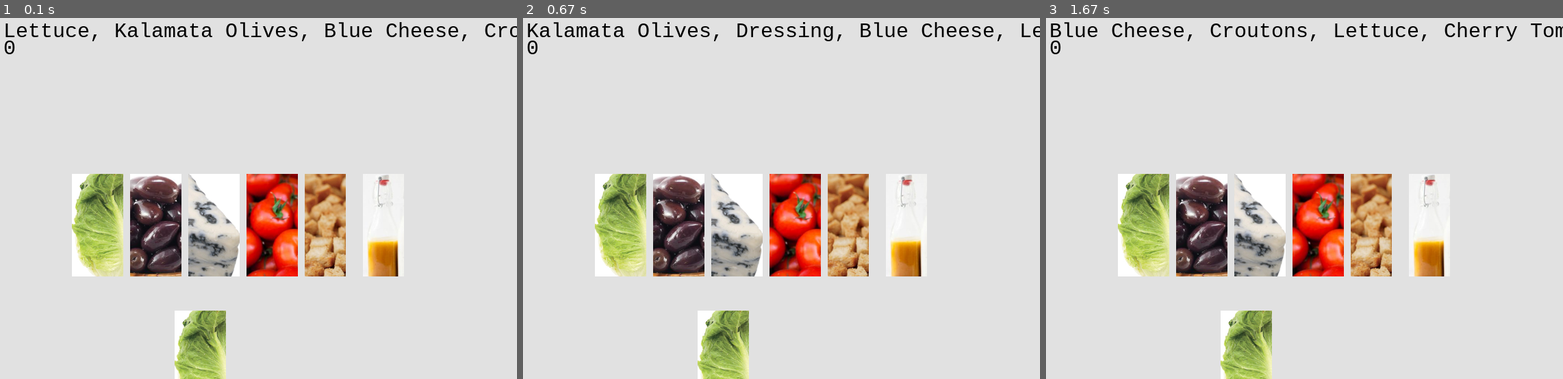
Above: before the commit, frames 1-3 (left to right).
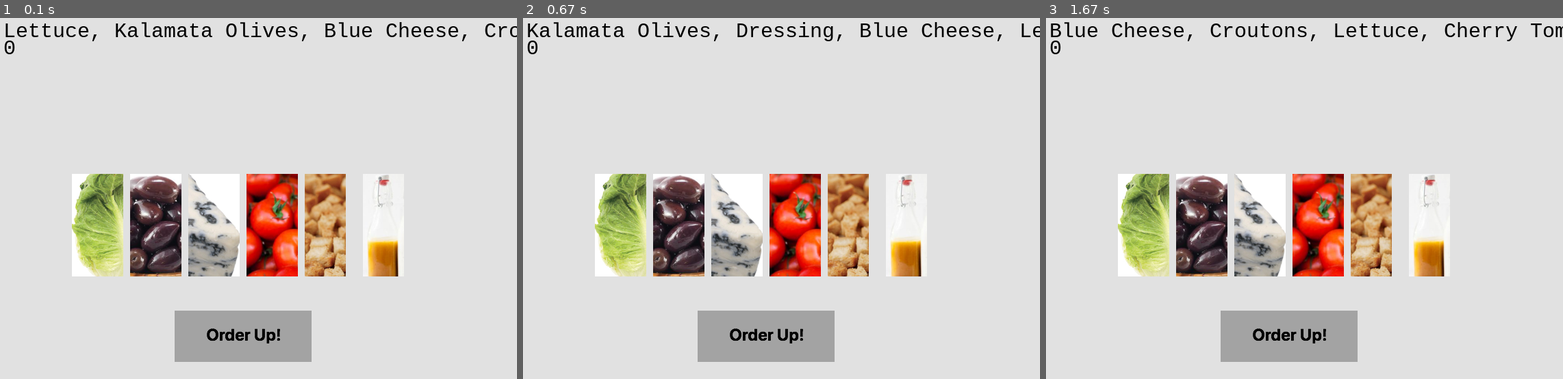
Above: after the commit, the same moments.

Repository: rfpoulos/order_up
Game: pygame game, started from my_pygame.py
The game is run twice, just before and just after one commit, with the same random seed, the same clock (stepped at 60 frames per second) and the same inputs. The source is Python 2; it was converted automatically to run under Python 3.
Inputs (mouse positions are in pixels of both pictures, inside the frame that each line leads up to):
- Up to frame 1 (0.1 s): no input
- Up to frame 2 (0.67 s): click (765, 335) at 0.38 s
- Up to frame 3 (1.67 s): click (1159, 176) at 0.72 s; click (1288, 335) at 1.05 s

The runs differ from the first frame. In frame 1, 4.2% of the frame differs, in the area x 33-61%, y 81-100%; in frame 2, 4.2%; in frame 3, 4.2%.

Commit message:
Buttons toggle now

Diff:
--- a/my_pygame.py
+++ b/my_pygame.py
@@ -17,8 +17,33 @@
         self.ycoor = ycoor
         self.width = width
         self.height = height
+        self.ticks = 0
+        self.is_toggle = False
+
+    def is_clicked(self, position):
+        if event.type == pygame.MOUSEBUTTONDOWN:
+            x, y = position
+            if x >= self.xcoor and x <= self.xcoor + self.width and y >= self.ycoor and y <= self.ycoor + self.height:
+                return True
+            else:
+                return False
+    def toggle(self):
+        if self.is_toggle == False:
+            self.is_toggle = True
+            self.ticks = pygame.time.get_ticks()
+            self.ycoor -= 5
+
     def draw_button(self):
+        toggle_stickiness = 15
+        if self.ticks == 0:
+            pass
+        elif (self.is_toggle == True) and (self.ticks + toggle_stickiness <= pygame.time.get_ticks()):
+            self.ycoor += 5
+            self.ticks = 0
+            self.is_toggle = False
+
         screen.blit(self.image, (self.xcoor, self.ycoor))
+
 class Bowl:
     def __init__(self, ingredients = []):
         self.ingredients = ingredients
@@ -45,6 +70,7 @@
     dressing.draw_button()
 
     order_up.draw_button()
+
     current_order = ", ".join(bowl_key.ingredients)
     label = myfont.render("%s" % current_order, 1, (0, 0, 0))
     score_label = myfont.render("%s" % score, 2, (0, 0, 0))
@@ -74,33 +100,34 @@
 list_of_ingredients = [lettuce, olives, cheese, tomatoes, croutons, dressing]
 
 #Other Buttons
-order_up = Button("Order Up", lettuce_image, 300, 500, 200, 75)
+order_up_image = pygame.image.load('orderup.png')
+order_up = Button("Order Up", order_up_image, 300, 500, 200, 75)
 
 bowl_key = Bowl()
 bowl_key.generate_order(list_of_ingredients)
-print bowl_key
 bowl = Bowl()
 score = 0
 while not done:
     for event in pygame.event.get():
         pressed = pygame.key.get_pressed()
         if event.type == pygame.MOUSEBUTTONDOWN:
-            x, y = event.pos
             for button in list_of_ingredients:
-                if x >= button.xcoor and x <= button.xcoor + button.width and y >= button.ycoor and y <= button.ycoor + button.height:
+                if button.is_clicked(event.pos):
                     bowl.add_ingredient(button)
+                    button.toggle()
 
-            if x >= order_up.xcoor and x <= order_up.xcoor + order_up.width and y >= order_up.ycoor and y <= order_up.ycoor + order_up.height:
-                if bowl.ingredients == bowl_key.ingredients:
+            if order_up.is_clicked(event.pos):
+                if bowl_key.ingredients == bowl.ingredients:
                     score += 1
+                order_up.toggle()
                 bowl.empty()
                 bowl_key.generate_order(list_of_ingredients)
 
         if event.type == pygame.QUIT:
             done = True
-        screen.fill((225, 225, 225))
+    screen.fill((225, 225, 225))
 
-        draw_buttons()
-        clock.tick(60)
+    draw_buttons()
+    clock.tick(60)
 
 pygame.quit()
Binary file added: orderup.png
